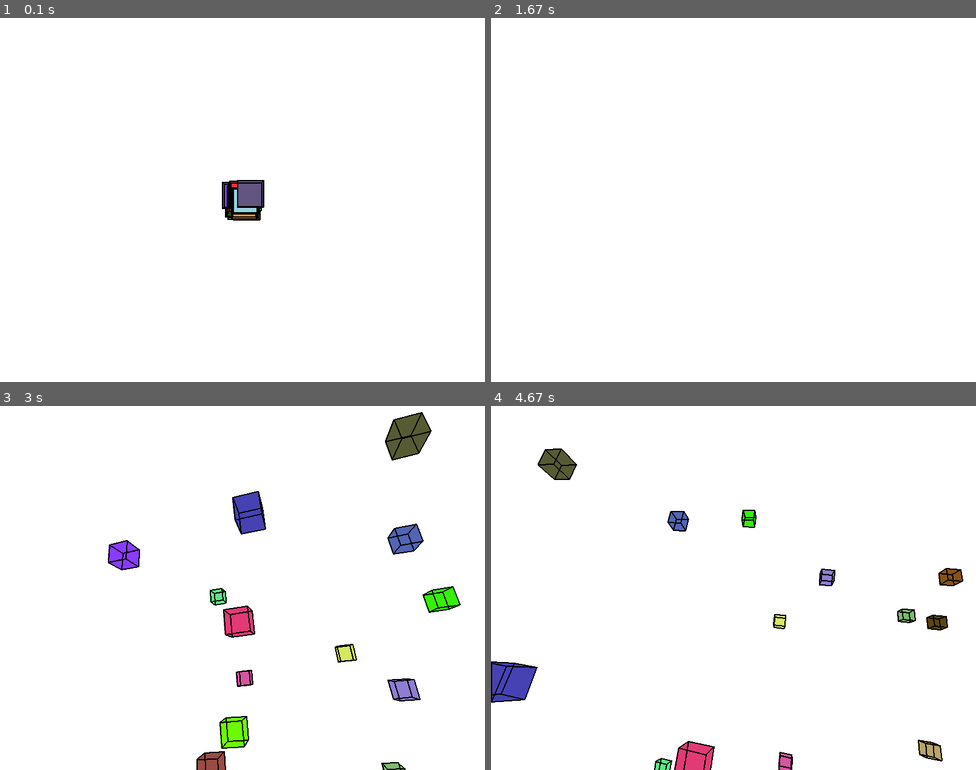
Above: before the commit, frames 1-4 (two rows, left to right).
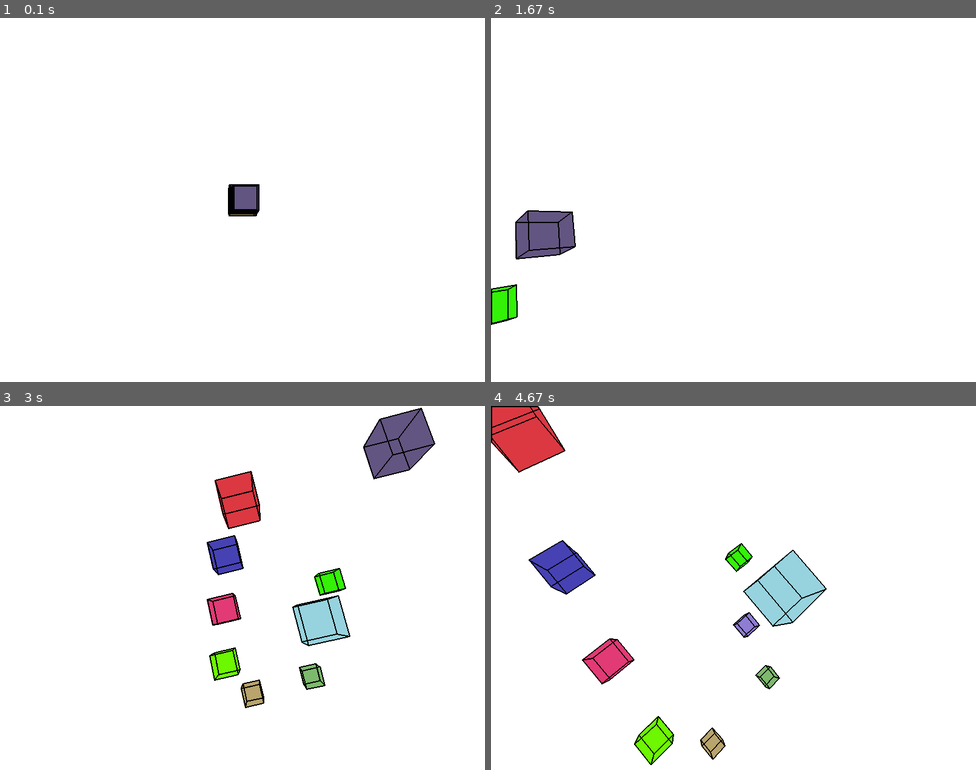
Above: after the commit, the same moments.

Repository: KuzyWoozy/private-pygame-3D-renderer
Game: pygame game, started from main.py
The game is run twice, just before and just after one commit, with the same random seed, the same clock (stepped at 60 frames per second) and the same inputs.
Inputs:
- Up to frame 1 (0.1 s): no input
- Up to frame 2 (1.67 s): hold D 0.33-0.8 s; hold W 0.83-1.13 s; tap Z at 0.9, 1.23, 1.53 s; tap X at 0.98 s; hold D 1.17-1.63 s; tap E at 1.32 s
- Up to frame 3 (3 s): hold A 1.67-2.2 s; tap Z at 1.73, 2.03, 2.3, 2.63, 2.93 s; hold S 2.23-2.53 s; tap X at 2.38 s; hold A 2.57-2.97 s; tap E at 2.72 s
- Up to frame 4 (4.67 s): hold W 3-3.37 s; tap Z at 3.07, 3.47, 3.77, 4.13, 4.53 s; hold D 3.4-4.03 s; tap X at 3.55 s; hold S 4.07-4.43 s; tap E at 4.22 s; hold A from 4.47 s (still down)

The runs differ from the first frame. In frame 1, 0.6% of the frame differs, in the area x 45-55%, y 44-56%; in frame 2, 2.0%; in frame 3, 9.9%; in frame 4, 11%, in the area x 0-98%, y 0-100%.

Commit message:
Made velocity depends on time instead of game ticks

Diff:
--- a/src/Config.py
+++ b/src/Config.py
@@ -6,7 +6,7 @@
 FOV_HOR: float = 90
 FOV_VERT: float = 2 * arctan((SCREEN_SIZE[1]/2)/((SCREEN_SIZE[0]/2)/tan((FOV_HOR/2 * pi/180)))) * 180/pi
 
-ROTATION_ANGLE: int = 2
-MOVEMENT_DISTANCE: int = 5
+ROTATION_ANGLE: int = 60
+MOVEMENT_DISTANCE: int = 50
 
 DTYPE=double
--- a/src/Entity.py
+++ b/src/Entity.py
@@ -51,15 +51,9 @@
 
         self.velocity: np.ndarray = np.array(velocity, dtype=DTYPE)
 
-    def translate(self, x_dist: float, y_dist: float, z_dist: float) -> None:
+    def move(self, x_dist: float, y_dist: float, z_dist: float) -> None:
         """Translate the object in x, y, z directions respectively by the specified magnitude."""
         self.dots += np.array([x_dist, y_dist, z_dist], dtype=DTYPE)
-
-    def velocity(self, x: float, y: float, z: float) -> None:
-        self.velocity = np.array([x, y, z], dtype=DTYPE)
-
-    def move(self) -> None:
-        self.dots += self.velocity
 
     @staticmethod
     def cull(edges: List[np.ndarray]) -> List[np.ndarray]:
--- a/src/Environment3D.py
+++ b/src/Environment3D.py
@@ -26,14 +26,14 @@
                 q - Move backward
         """
         self.keycodes: Dict[int, Dict[str, Any]] = dict([
-                (pg.K_w, {"func": lambda : self.rotate(-ROTATION_ANGLE, 0, 0)}),
-                (pg.K_s, {"func": lambda : self.rotate(ROTATION_ANGLE,0, 0)}),
-                (pg.K_d, {"func": lambda : self.rotate(0, -ROTATION_ANGLE, 0)}),
-                (pg.K_a, {"func": lambda : self.rotate(0, ROTATION_ANGLE, 0)}),
-                (pg.K_q, {"func": lambda : self.translate(0, 0, -MOVEMENT_DISTANCE)}),
-                (pg.K_e, {"func": lambda : self.translate(0, 0, MOVEMENT_DISTANCE)}),
-                (pg.K_z, {"func": lambda : self.rotate(0, 0, -ROTATION_ANGLE)}),
-                (pg.K_x, {"func": lambda : self.rotate(0, 0, ROTATION_ANGLE)}),
+                (pg.K_w, {"func": lambda delta : self.rotate(-ROTATION_ANGLE * delta, 0, 0)}),
+                (pg.K_s, {"func": lambda delta : self.rotate(ROTATION_ANGLE * delta,0, 0)}),
+                (pg.K_d, {"func": lambda delta : self.rotate(0, -ROTATION_ANGLE * delta, 0)}),
+                (pg.K_a, {"func": lambda delta : self.rotate(0, ROTATION_ANGLE * delta, 0)}),
+                (pg.K_q, {"func": lambda delta : self.move(0, 0, -MOVEMENT_DISTANCE * delta)}),
+                (pg.K_e, {"func": lambda delta : self.move(0, 0, MOVEMENT_DISTANCE * delta)}),
+                (pg.K_z, {"func": lambda delta : self.rotate(0, 0, -ROTATION_ANGLE * delta)}),
+                (pg.K_x, {"func": lambda delta : self.rotate(0, 0, ROTATION_ANGLE * delta)}),
                 ])
 
         for key in self.keycodes:
@@ -44,18 +44,18 @@
         self.display: pg.surface.Surface = pg.display.set_mode(SCREEN_SIZE)
 
 
-        self.entities = [Rectangle((0,0,200), (20, 20, 20), (0,0,0), (random.randint(0, 255), random.randint(0, 255), random.randint(0, 255)), (random.uniform(-1, 1), random.uniform(-1, 1), random.uniform(-1, 1))) for _ in range(0, 20)]
+        self.entities = [Rectangle((0,0,200), (20, 20, 20), (0,0,0), (random.randint(0, 255), random.randint(0, 255), random.randint(0, 255)), (random.uniform(-30, 30), random.uniform(-30, 30), random.uniform(-30, 30))) for _ in range(0, 10)]
 
 
     def rotate(self, x_rot: float, y_rot: float, z_rot: float) -> None:
         for entity in self.entities:
             entity.rotate(x_rot, y_rot, z_rot)
 
-    def translate(self, x_mov: float, y_mov: float, z_mov: float) -> None:
+    def move(self, x_mov: float, y_mov: float, z_mov: float) -> None:
         for entity in self.entities:
-            entity.translate(x_mov, y_mov, z_mov)
+            entity.move(x_mov, y_mov, z_mov)
 
-    def _processKeys(self) -> None:
+    def _processKeys(self, delta: float) -> None:
         for event in pg.event.get():
             if (event.type == pg.KEYDOWN or event.type == pg.KEYUP):
                 if (event.type == pg.KEYDOWN):
@@ -68,16 +68,18 @@
         for key in self.keycodes:
             if (key in self.keycodes):
                 if (self.keycodes[key]["flag"]):
-                    self.keycodes[key]["func"]()
+                    self.keycodes[key]["func"](delta)
 
     def run(self) -> None:
+        delta = 0
         while True:
-            self._processKeys()
+            self._processKeys(delta)
 
             self.display.fill((255,255,255))
 
             for entity in self.entities:
-                entity.move()
+                vel = entity.velocity * delta
+                entity.move(vel[0], vel[1], vel[2])
 
             sorted_entities = heapSort(self.entities)
             for entity in sorted_entities:
@@ -85,4 +87,4 @@
 
             pg.display.update()
 
-            self.clock.tick(60)
+            delta = self.clock.tick(60) / 1000
